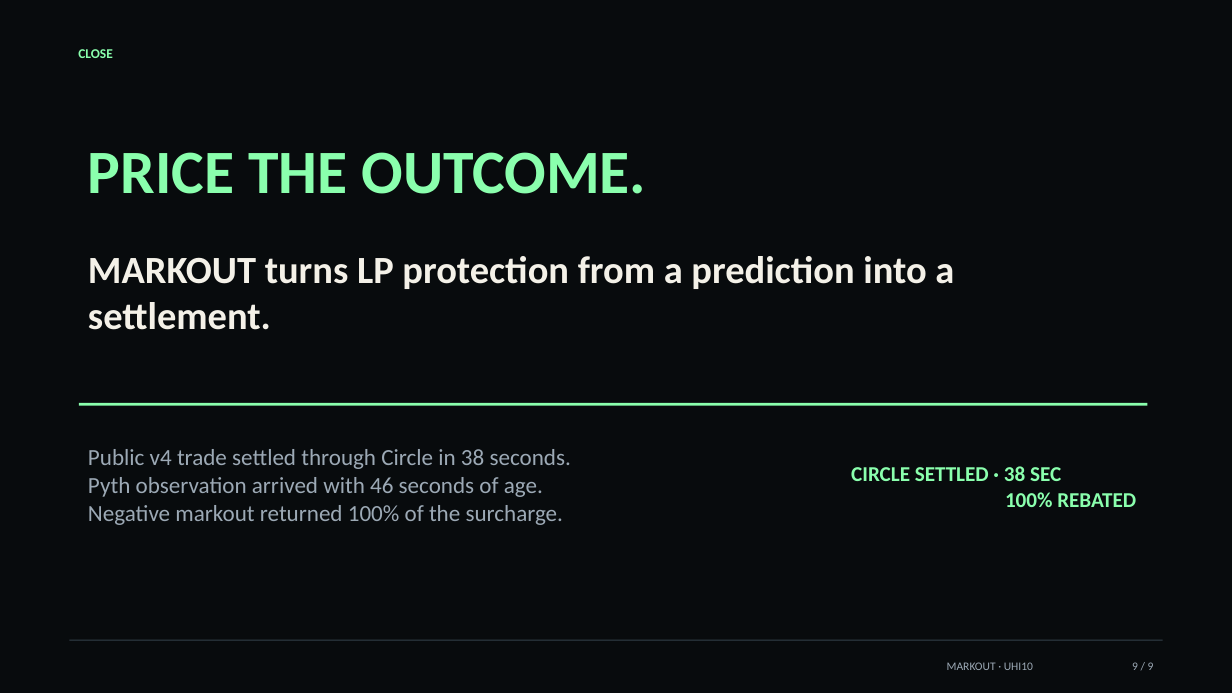
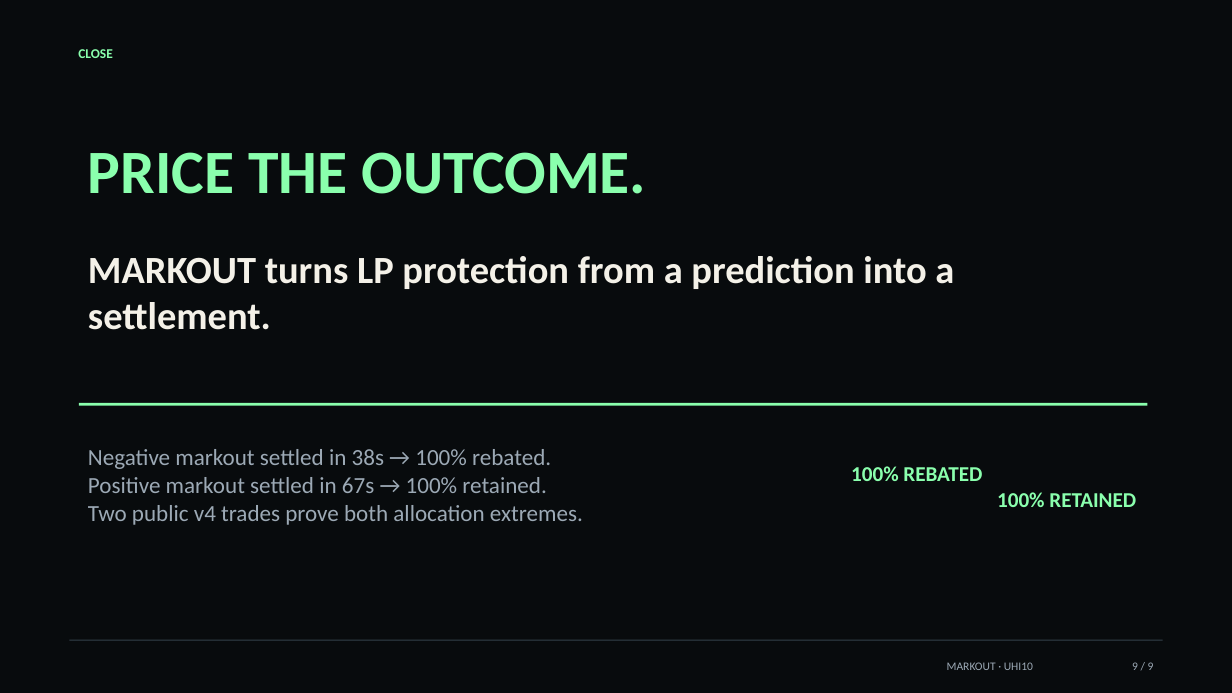
Before and after one commit to RudraBhaskar9439/markout-hook, a slide deck: slide 9 of presentation/MARKOUT-UHI10.pptx. Drawn at 1232x693 pixels with LibreOffice and Linux fonts; fonts in the diff are those of the drawing. Boxes give left, top, right and bottom in pixels: in the first picture for what was removed or moved away, otherwise in the second. Text is boxed around its words. In the diff, an @@ line names an element or a change of style, - is before the commit and + after.

Commit message:
docs: finalize dual-outcome judge deck

```diff
--- a/presentation/MARKOUT-UHI10.pptx
+++ b/presentation/MARKOUT-UHI10.pptx
@@ text at (88,449,583,525): text changed @@
-Public v4 trade settled through Circle in 38 seconds.
-Pyth observation arrived with 46 seconds of age.
-Negative markout returned 100% of the surcharge.
+Negative markout settled in 38s → 100% rebated.
+Positive markout settled in 67s → 100% retained.
+Two public v4 trades prove both allocation extremes.
@@ text at (851,466,1136,507): text changed @@
-CIRCLE SETTLED · 38 SEC
-100% REBATED
+100% REBATED
+100% RETAINED
```
Also in this commit, not shown: 5 other files.
